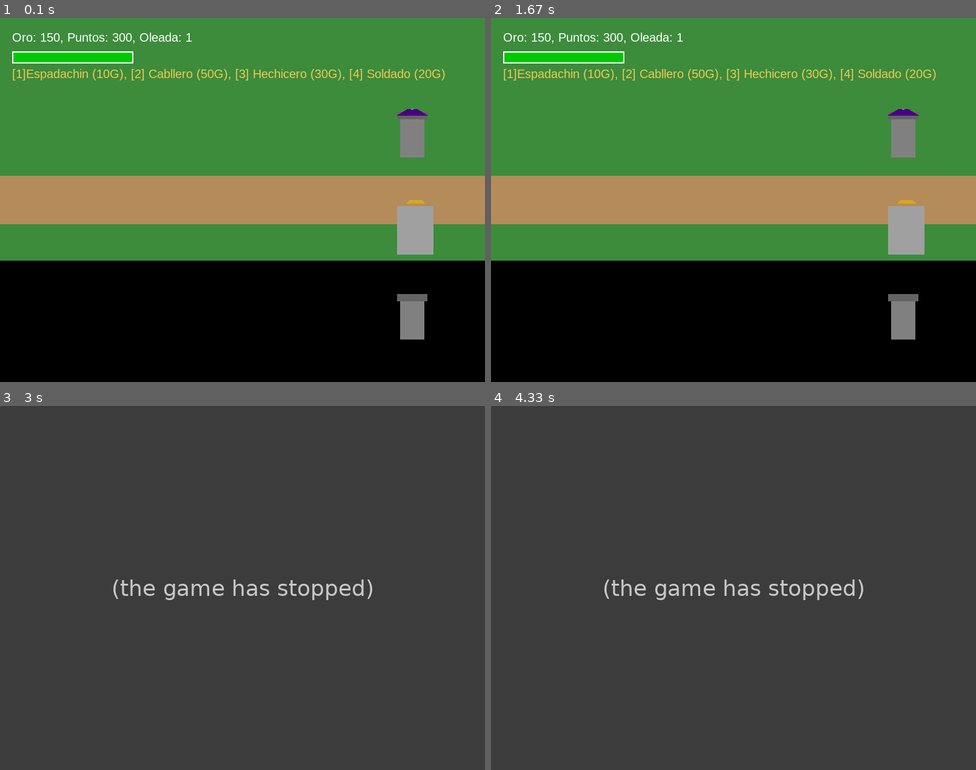
Above: before the commit, frames 1-4 (two rows, left to right).
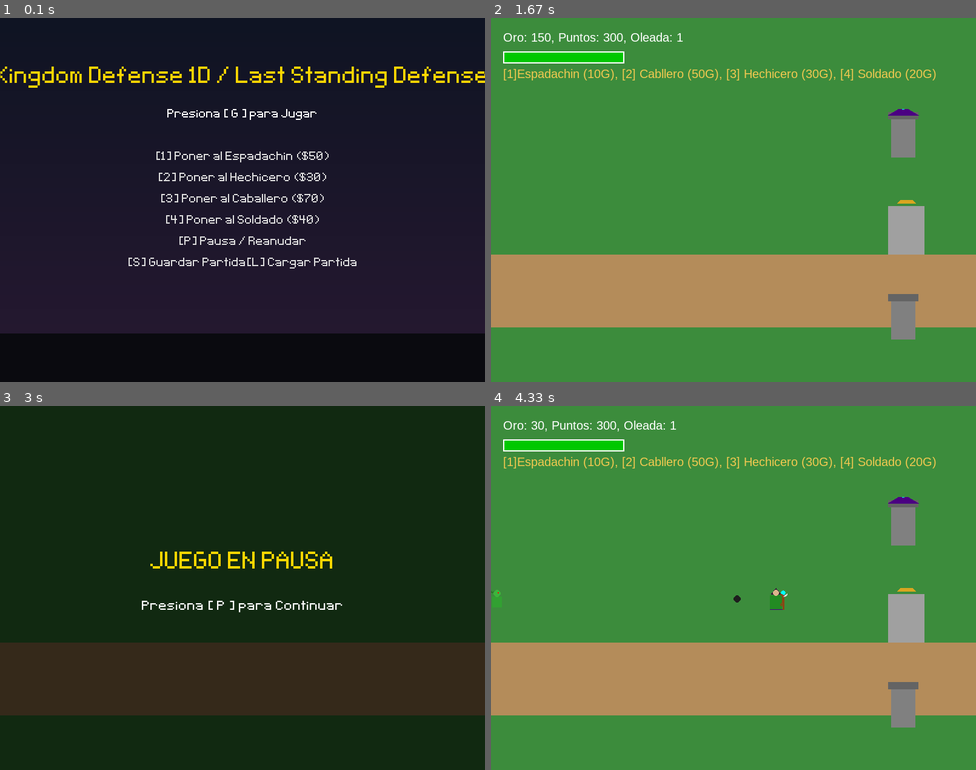
Above: after the commit, the same moments.

Repository: j4zyln2-cshpy/Final-Proyect
Game: pygame game, started from main.py
The game is run twice, just before and just after one commit, with the same random seed, the same clock (stepped at 60 frames per second) and the same inputs.
Inputs:
- Up to frame 1 (0.1 s): no input
- Up to frame 2 (1.67 s): tap G at 0.33 s; hold P 0.67-1.13 s; hold P 1.17-1.63 s
- Up to frame 3 (3 s): hold L 1.67-2.13 s; tap 2 at 2.17 s; tap S at 2.5 s; tap P at 2.83 s
- Up to frame 4 (4.33 s): hold P 3.17-3.63 s; tap 1 at 3.67 s; tap 4 at 4 s

The runs differ from the first frame. In frame 1, 87% of the frame differs, in the area x 0-100%, y 0-89%; in frame 2, 47%; in frame 3, 100%; in frame 4, 100%, in the area x 0-100%, y 0-100%.
Error before the commit: TypeError: guardar_partida() missing 1 required positional argument: 'posicion_duende' (main...; the game stopped at 2.5 s (later frames are placeholders)

Commit message:
Juego parcialmente terminado

Diff:
--- a/main.py
+++ b/main.py
@@ -1,11 +1,6 @@
 import sys
 import pygame
-from database.db_manager import (
-    get_connection,
-    guardar_partida,
-    init_db,
-    obtener_mejores_puntajes,
-)
+from database.db_manager import ( get_connection,guardar_partida,init_db, obtener_mejores_puntajes, cargar_partida)
 from src.core.config import fps, game_title, screen_height, screen_width
 from src.core.sound_manager import SoundManager
 from src.core.sprite_manager import SpriteManager
@@ -16,14 +11,14 @@
 from states.pause_state import PauseState
 
 
-class GameMacro:
+class Game:
 
     def __init__(self):
         pygame.init()
         self.screen = pygame.display.set_mode(
             (screen_width, screen_height), pygame.RESIZABLE
         )
-        pygame.display.set_caption(f"{game_title} - Macro Version")
+        pygame.display.set_caption(f"{game_title}")
         self.clock = pygame.time.Clock()
 
         self.sprite_manager = SpriteManager()
@@ -33,6 +28,8 @@
         self.cargar_assets()
         init_db()
 
+        self.font_titulo = pygame.font.Font("font/Pixeltype.ttf", 64)
+        self.font_sub = pygame.font.Font("font/Pixeltype.ttf", 36)
         self.reset_jugador()
 
         self.enemigos = []
@@ -49,6 +46,7 @@
             "puntuacion": 300,
             "oleada": 1,
             "vida_torre_rey": 100,
+            "posicion_duende": 0.0,
             "inventario": {
                 "espadachin": 0,
                 "hechicero": 0,
@@ -79,7 +77,6 @@
 
     def cambiar_estado(self, nuevo_estado):
         self.estado_actual = nuevo_estado
-        # Adaptación dinámica de la música
         if nuevo_estado == "MENU":
             self.sound_manager.play_music("Menu_Principal.mp3")
         elif nuevo_estado == "GAME":
@@ -87,7 +84,6 @@
         elif nuevo_estado == "PAUSE":
             self.sound_manager.play_music("Pause.mp3")
         elif nuevo_estado == "GAME_OVER":
-            self.sound_manager.stop_music()
             self.sound_manager.play_music("Game_Over.mp3")
 
     def desplegar_defensa(self, tipo):
@@ -138,6 +134,10 @@
                     "activo": True,
                 }
             )
+            try:
+                self.sound_manager.play_music("Oleada.mp3")
+            except Exception as e:
+                print(f"Problemas con el audio por: {e}")
 
     def actualizar_combate_y_movimiento(self, dt):
         for dfc in self.defensores:
@@ -169,7 +169,6 @@
                 continue
 
             bloqueado = False
-            # Choque Enemigo - Defensor
             for dfc in self.defensores:
                 if dfc["activo"] and abs(ene["x"] - dfc["x"]) < 30:
                     bloqueado = True
@@ -209,6 +208,7 @@
                         self.datos_jugador["oro"],
                         self.datos_jugador["vida_torre_rey"],
                         self.datos_jugador["inventario"],
+                        self.datos_jugador["posicion_duende"]
                     )
                     self.cambiar_estado("GAME_OVER")
 
@@ -219,9 +219,15 @@
     def renderizar_juego(self):
         screen = self.screen
 
+        info_pantalla = pygame.display.Info()
+        self.screen_width = info_pantalla.current_w
+        self.screen_height = info_pantalla.current_h
+
         mapa = self.sprite_manager.get_sprite("mapa")
         if mapa:
-            screen.blit(mapa, (0, 0))
+            mapota = pygame.transform.scale(mapa, (self.screen_width, self.screen_height))
+            screen.blit(mapota, (0,0))
+
 
         if self.estado_actual == "GAME":
             t_magica = self.sprite_manager.get_sprite("torre_magica")
@@ -258,17 +264,133 @@
                 self.datos_jugador["vida_torre_rey"],
             )
 
+
+        elif self.estado_actual == "PAUSE":
+            overlay = pygame.Surface(screen.get_size(), pygame.SRCALPHA)
+            overlay.fill((0, 0, 0, 180))
+            screen.blit(overlay, (0, 0))
+
+            cx = screen.get_width() // 2
+            cy = screen.get_height() // 2
+
+            try:
+                font_p = pygame.font.Font("font/Pixeltype.ttf", 64)
+                font_sub = pygame.font.Font("font/Pixeltype.ttf", 36)
+            except Exception:
+                font_p = pygame.font.SysFont("Arial", 50, bold=True)
+                font_sub = pygame.font.SysFont("Arial", 28)
+
+            txt_p = font_p.render("JUEGO EN PAUSA", True, (255, 215, 0))
+            txt_sub = font_sub.render(
+                "Presiona [ P ] para Continuar", True, (255, 255, 255)
+            )
+
+            screen.blit(txt_p, (cx - txt_p.get_width() // 2, cy - 60))
+            screen.blit(txt_sub, (cx - txt_sub.get_width() // 2, cy + 20))
+
+        elif self.estado_actual == "GAME_OVER":
+
+            screen.fill((25, 5, 5))
+
+            cx = screen.get_width() // 2
+            cy = screen.get_height() // 2
+
+            try:
+                font_go = pygame.font.Font("font/Pixeltype.ttf", 72)
+                font_sub = pygame.font.Font("font/Pixeltype.ttf", 36)
+            except Exception:
+                font_go = pygame.font.SysFont("Arial", 60, bold=True)
+                font_sub = pygame.font.SysFont("Arial", 28)
+
+            txt_go = font_go.render("PERDISTE XD", True, (255, 50, 50))
+            txt_puntos = font_sub.render(
+                f"Puntuacion Final: {self.datos_jugador['puntuacion']}",
+                True,
+                (255, 215, 0),
+            )
+            txt_inst = font_sub.render(
+                "Presiona ESC para volver al Menu", True, (200, 200, 200)
+            )
+
+            screen.blit(txt_go, (cx - txt_go.get_width() // 2, cy - 80))
+            screen.blit(
+                txt_puntos, (cx - txt_puntos.get_width() // 2, cy - 10)
+            )
+            screen.blit(txt_inst, (cx - txt_inst.get_width() // 2, cy + 50))
+
         elif self.estado_actual == "MENU":
+            screen.fill((15, 15, 25))
             fondo = self.sprite_manager.get_sprite("fondo_menu")
             if fondo:
-                screen.blit(fondo, (0, 0))
+                fondox = pygame.transform.scale(fondo, (screen.get_width(), screen.get_height()))
+                screen.blit(fondox, (0, 0))
+
+            try:
+                font_titulo = pygame.font.Font("font/Pixeltype.ttf", 60)
+                font_sub = pygame.font.Font("font/Pixeltype.ttf", 32)
+            except Exception:
+                font_titulo = pygame.font.SysFont("Arial", 50, bold=True)
+                font_sub = pygame.font.SysFont("Arial", 28)
+
+            cx = screen.get_width() // 2
+
+            txt_m = font_titulo.render("Kingdom Defense 1D / Last Standing Defense", True, (255, 215, 0))
+            txt_inst = font_sub.render("Presiona [ G ] para Jugar", True, (255, 255, 255))
+
+            screen.blit(txt_m, (cx - txt_m.get_width() // 2, 80))
+            screen.blit(txt_inst, (cx - txt_inst.get_width() // 2, 150))
+
+            controles = [
+                "[1] Poner al Espadachin ($50)",
+                "[2] Poner al Hechicero ($30)",
+                "[3] Poner al Caballero ($70)",
+                "[4] Poner al Soldado ($40)",
+                "[P] Pausa / Reanudar",
+                "[S] Guardar Partida"
+                "[L] Cargar Partida"
+            ]
+
+
+
+            y_offset = 220
+            for linea in controles:
+                color = (255, 215, 0) if "---" in linea else (220, 220, 220)
+                txt_c = font_sub.render(linea, True, color)
+                screen.blit(txt_c, (cx - txt_c.get_width() // 2, y_offset))
+                y_offset += 35
+
 
         pygame.display.flip()
 
+    def guardar_progreso(self):
+        pos_duende = self.enemigos[0]["x"] if len(self.enemigos) > 0 else 0.0
+
+        data = guardar_partida(
+             self.datos_jugador["nombre"],
+             self.datos_jugador["oleada"],
+             self.datos_jugador["puntuacion"],
+             self.datos_jugador["oro"],
+             self.datos_jugador["vida_torre_rey"],
+             self.datos_jugador["inventario"],
+              pos_duende,
+        )
+        if data:
+            print("Datos guardados con éxito")
+
+    def cargar_partida_lol(self):
+        data = cargar_partida()
+        if data:
+            self.datos_jugador["oro"] = data["oro"]
+            self.datos_jugador["vida_torre"] = data["vida_torre"]
+            self.datos_jugador["oleada"] = data["oleada_actual"]
+            self.datos_jugador["inventario"] = data["inventario"]
+            print("Partida cargada EXITOSAMENTE COÑO")
+        else:
+            print("No se encontró ninguna partida guardada previa.")
+
     def run(self):
-        self.cambiar_estado("GAME")
-
-        #estados: GAME, MENU, GAME_OVER, PAUSE
+        self.cambiar_estado("MENU")
+
 
         while True:
             dt = self.clock.tick(fps) / 1000.0
@@ -279,8 +401,16 @@
                     sys.exit()
 
                 if event.type == pygame.KEYDOWN:
-                    if self.estado_actual == "GAME":
-                        if event.key == pygame.K_1:
+                    if self.estado_actual == "MENU":
+                        if event.key == pygame.K_g:
+                            self.reset_jugador()
+                            self.cambiar_estado("GAME")
+
+
+                    elif self.estado_actual == "GAME":
+                        if event.key == pygame.K_p:
+                            self.cambiar_estado("PAUSE")
+                        elif event.key == pygame.K_1:
                             self.desplegar_defensa("espadachin")
                         elif event.key == pygame.K_2:
                             self.desplegar_defensa("hechicero")
@@ -289,6 +419,7 @@
                         elif event.key == pygame.K_4:
                             self.desplegar_defensa("soldado")
                         elif event.key == pygame.K_s:
+                            pos_duende = self.enemigos[0]["x"] if len(self.enemigos) > 0 and "x" in self.enemigos[0] else 0.0
                             guardar_partida(
                                 self.datos_jugador["nombre"],
                                 self.datos_jugador["oleada"],
@@ -296,7 +427,18 @@
                                 self.datos_jugador["oro"],
                                 self.datos_jugador["vida_torre_rey"],
                                 self.datos_jugador["inventario"],
+                                pos_duende
                             )
+                        elif event.key == pygame.K_l:
+                            self.cargar_partida_lol()
+
+                    elif self.estado_actual == "PAUSE":
+                        if event.key == pygame.K_p:
+                            self.cambiar_estado("GAME")
+
+                    elif self.estado_actual == "GAME_OVER":
+                        if event.key == pygame.K_ESCAPE:
+                            self.cambiar_estado("MENU")
 
             if self.estado_actual == "GAME":
                 self.spawn_enemigos(dt)
@@ -304,9 +446,8 @@
 
             self.renderizar_juego()
 
-
 if __name__ == "__main__":
-    game = GameMacro()
+    game = Game()
     game.run()
 
 #Python -m PyInstaller --noconsole --onefile main.py
